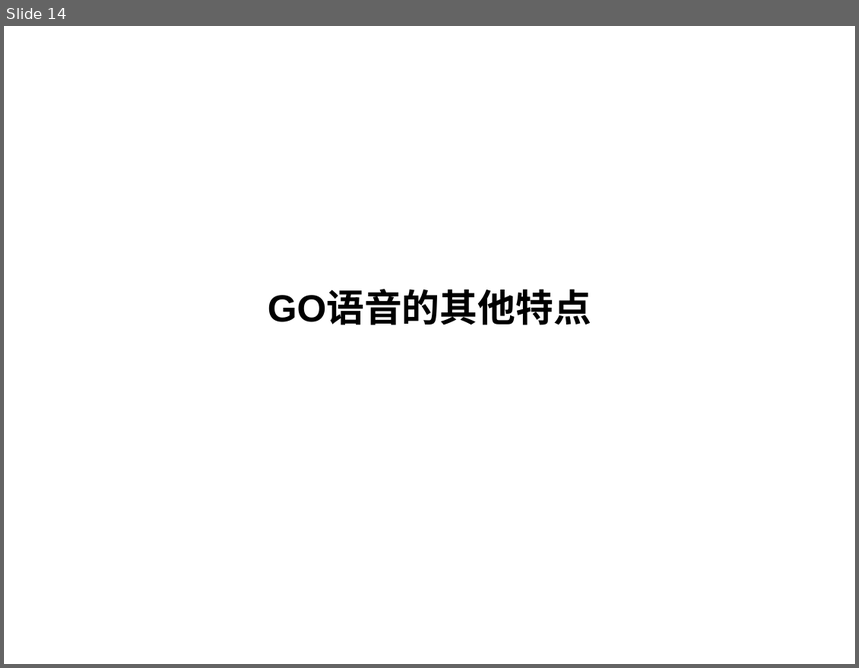
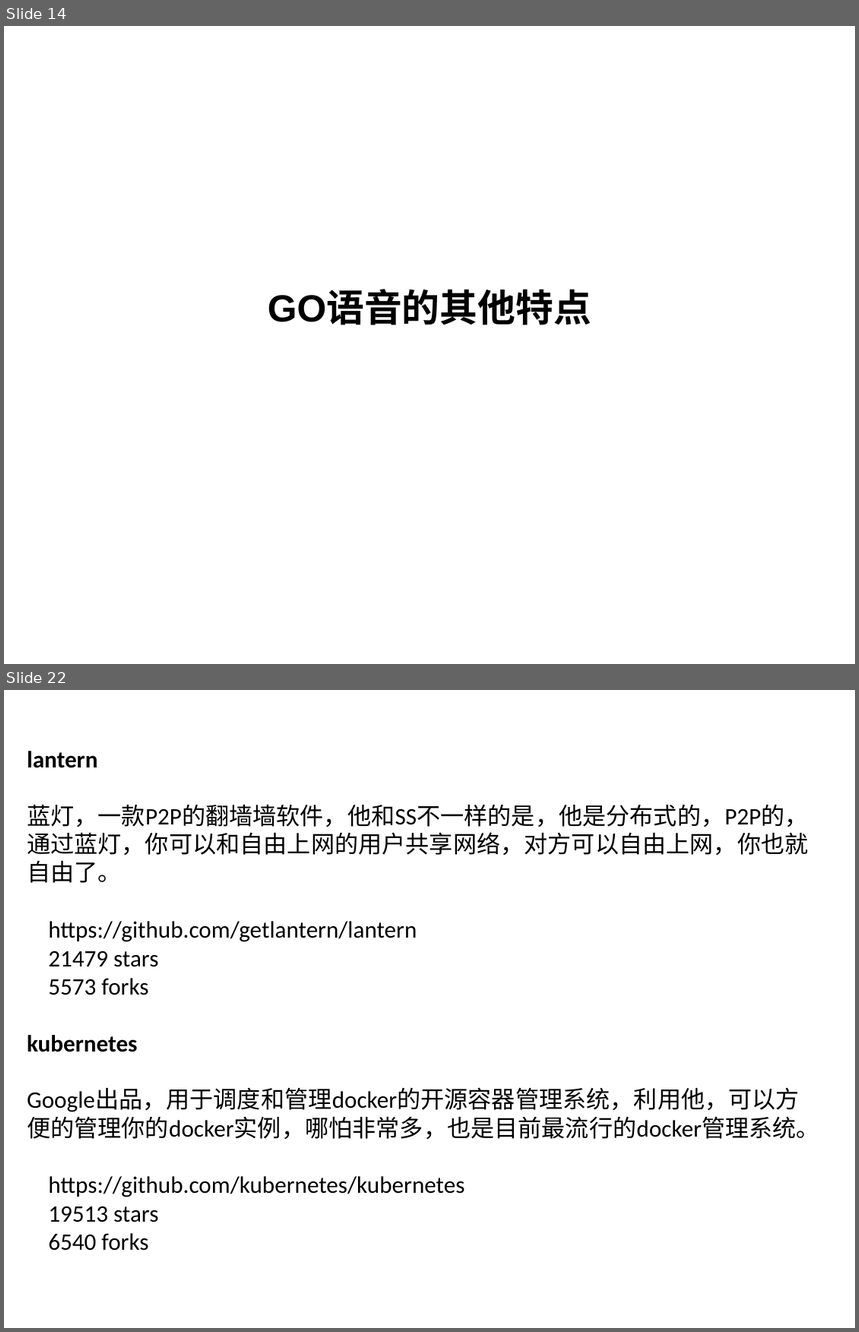
Before and after one commit to yuanyuexiang/GoForSuning, a slide deck: GO门.pptx. Shown one above the other, each under a label of ours: slide 14 before the commit, slides 14 and 22 after it; the slides between them are not shown. The pictures are 859x668 and 859x1332 pixels, drawn with LibreOffice and Linux fonts; fonts in the diff are those of the drawing; background and template pictures are left out. Boxes give left, top, right and bottom in pixels: in the first picture for what was removed or moved away, otherwise in the second. Text is boxed around its words. In the diff, an @@ line names an element or a change of style, - is before the commit and + after.

```diff
--- a/GO门.pptx
+++ b/GO门.pptx
@@ slide 22 added at [4, 690, 855, 1328], background picture (left out) @@
@@ text added at [27, 751, 820, 1251], 20 pt, text #000000 @@
+lantern
+蓝灯，一款P2P的翻墙墙软件，他和SS不一样的是，他是分布式的，P2P的，通过蓝灯，你可以和自由上网的用户共享网络，对方可以自由上网，你也就自由了。
+https://github.com/getlantern/lantern
+21479 stars
+5573 forks
+kubernetes
+Google出品，用于调度和管理docker的开源容器管理系统，利用他，可以方便的管理你的docker实例，哪怕非常多，也是目前最流行的docker管理系统。
+https://github.com/kubernetes/kubernetes
+19513 stars
+6540 forks
@@ text added at [56, 1277, 255, 1310], 11 pt, text #FFFFFF @@
+2013.05.04
@@ page number added at [611, 1277, 810, 1310], 11 pt, text #FFFFFF @@
+21
```
Also in this commit, not shown: 3 slides changed, 11 other slides added, 2 other files.
